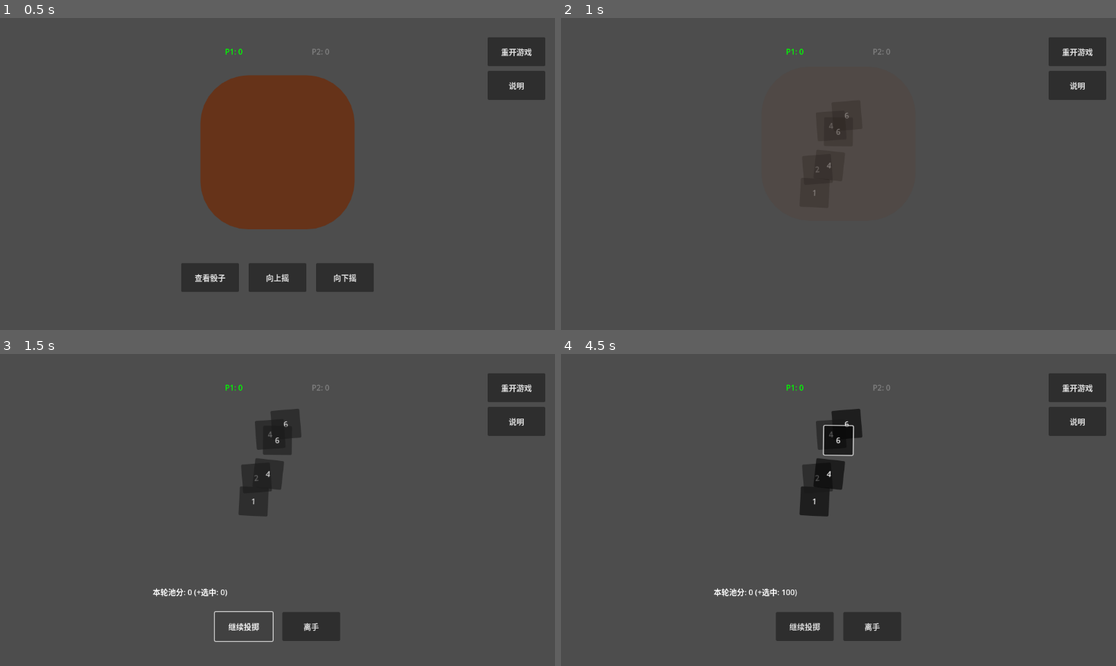
Above: before the commit, frames 1-4 (two rows, left to right).
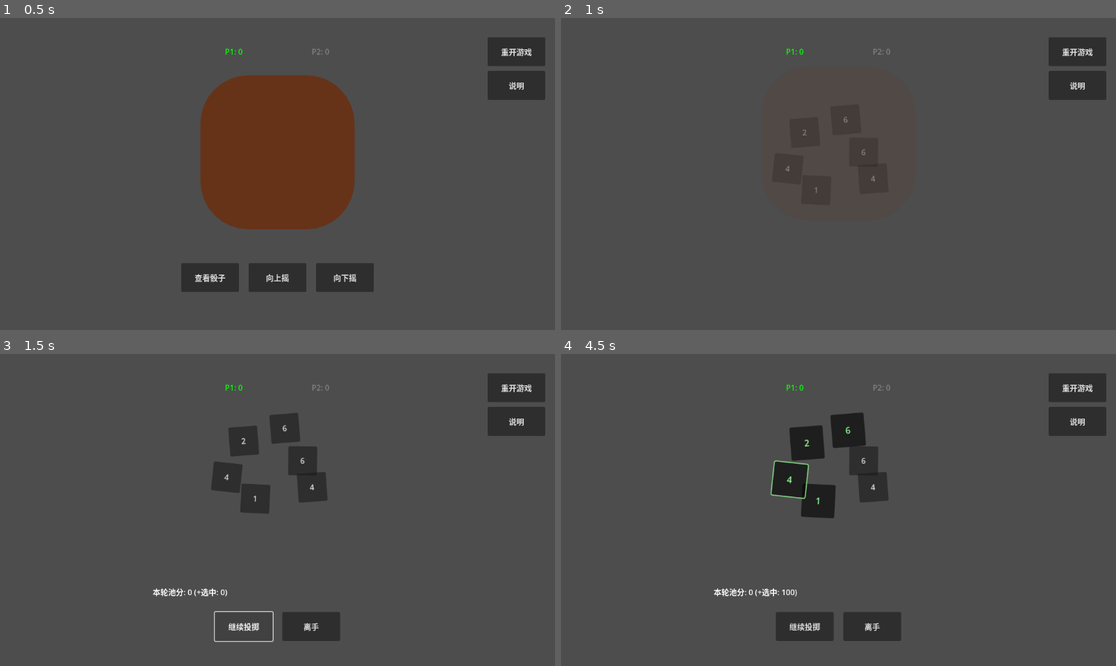
Above: after the commit, the same moments.

Repository: Se6ast1anFan/Farkle
Game: Godot game, scene res://GameTest.tscn
The game is run twice, just before and just after one commit, with the same random seed, the same clock (stepped at 60 frames per second) and the same inputs.
Inputs:
- Up to frame 1 (0.5 s): no input
- Up to frame 2 (1 s): click "查看骰子" at 0.5 s
- Up to frame 3 (1.5 s): click "继续投掷" at 1.25 s
- Up to frame 4 (4.5 s): click "1" at 2 s; click "6" at 2.75 s; click "2" at 3.5 s; click "4" at 4.25 s

Frame 1 is identical in both runs. In frame 2, less than 0.1% of the frame differs, in the area x 40-57%, y 30-58%; in frame 3, 2.9%; in frame 4, 3.3%, in the area x 37-59%, y 17-53%.

Commit message:
优化说明显示、按键手感、骰子重叠逻辑、按键映射逻辑，修复快速交替按G和B时会发生UI错乱的bug

Diff:
--- a/GameTest.gd
+++ b/GameTest.gd
@@ -41,39 +41,60 @@
 
 func _ready():
 	randomize()
+
+	# 初始化 UI 布局
 	setup_ui_layout()
 
-	# ... (绑定信号的代码保持不变，记得要有那个 if child == dice_cup: continue) ...
-	for child in container.get_children():
-		if child == dice_cup: continue
-		child.toggled.connect(_on_dice_clicked)
-
-	# --- 纯代码设置暂停逻辑模式 ---
-	# 1. 根节点设为 ALWAYS，确保它能一直处理 ESC 按键
-	self.process_mode = Node.PROCESS_MODE_ALWAYS
-
-	# 2. 暂停菜单和继续按钮设为 WHEN_PAUSED，只有暂停时它们才工作
-	# (其实 Panel 只要父级没停就行，但保险起见设一下)
-	pause_menu.process_mode = Node.PROCESS_MODE_WHEN_PAUSED
-
-	# 3. 其他游戏元素不需要手动设，默认是 INHERIT (继承)，
-	# 一旦我们调用 get_tree().paused = true，所有没特殊设置的节点都会停。
-
-	# 绑定点击事件
-	pause_btn.pressed.connect(toggle_pause)
-	resume_btn.pressed.connect(toggle_pause)
-
+# --- 1. 绑定骰子信号 (修改版：带视觉反馈) ---
+	for die in container.get_children():
+		if die == dice_cup: continue
+
+		# 断开旧的连接（防止你之前的代码残留）
+		if die.toggled.is_connected(_on_dice_clicked):
+			die.toggled.disconnect(_on_dice_clicked)
+
+		# 使用匿名函数，把当前点击的 die 传进去
+		die.toggled.connect(func(is_pressed):
+			_update_dice_visual(die, is_pressed) # 1. 改变颜色和大小
+			calculate_selection_score()          # 2. 计算分数
+		)
+
+	# --- 2. 绑定按钮逻辑信号 (原有逻辑) ---
 	roll_btn.pressed.connect(_on_roll_pressed)
 	bank_btn.pressed.connect(_on_bank_pressed)
 	stop_btn.pressed.connect(_on_stop_pressed)
+	restart_btn.pressed.connect(_on_restart_pressed)
+
+	# --- 新增：摇晃按钮逻辑 ---
 	shake_up_btn.pressed.connect(_on_shake_up)
 	shake_down_btn.pressed.connect(_on_shake_down)
-	restart_btn.pressed.connect(_on_restart_pressed)
-
-	# --- 核心修复：等待一帧 ---
-	# 让 UI 引擎先把界面排好版，确保 container.size 是正确的值
+
+	# --- 3. 暂停相关逻辑 ---
+	self.process_mode = Node.PROCESS_MODE_ALWAYS
+	pause_menu.process_mode = Node.PROCESS_MODE_WHEN_PAUSED
+	pause_btn.pressed.connect(toggle_pause)
+	resume_btn.pressed.connect(toggle_pause)
+
+	# ==========================================
+	# 🔥 核心修改：给所有按钮批量绑定“视觉动画”
+	# ==========================================
+	# 无论你是点鼠标，还是以后用触摸屏，只要触发 pressed 信号，就会播放动画
+	var all_action_btns = [
+		roll_btn, bank_btn, stop_btn, restart_btn,
+		shake_up_btn, shake_down_btn,
+		pause_btn, resume_btn
+	]
+
+	for btn in all_action_btns:
+		# --- 修改：从 pressed 改为 button_down ---
+		# button_down 代表“鼠标刚刚按下”的瞬间，不用等松开，反馈最及时
+		if not btn.button_down.is_connected(animate_button_press):
+			btn.button_down.connect(func(): animate_button_press(btn))
+
+	# 开始游戏
+	# -----------------
+	# 修复布局闪烁问题：等待一帧让 Godot 算好尺寸
 	await get_tree().process_frame
-
 	start_game()
 
 # --- 新增这个函数：纯代码控制布局 ---
@@ -254,13 +275,15 @@
 [color=#88ccff]• 顺子[/color]: 1~5=[b]500[/b]，2~6=[b]750[/b]，1~6=[b]1500[/b]。
 
 [color=#ffdd88][b]⚠️ 核心玩法[/b][/color]
-必须留出得分骰子才能[b]离手[/b]或[b]继续投掷[/b]。继续投掷若[b]无分[/b]则[color=#ff4444][b]爆掉清零本轮[/b][/color]。
+必须留出得分骰子才能[b]离手[/b]或[b]继续投掷[/b]。
+继续投掷若[b]无分[/b]则[color=#ff4444][b]爆掉清零本轮分池[/b][/color]。
 6个骰子全得分可[color=#ffff44][b]清台[/b][/color]，保留分数并全部重新投掷。
 
---------------------------------------------------
+-------------------------下滑查看更多-------------------------
+
 [b]【按键映射】[/b]
 [color=#44ff44]P1[/color]: 向上/下摇(W/S)  离手(D)
-[color=#44ff44]P2[/color]: 向上/下摇(I/K)  离手(J)
+[color=#44ff44]P2[/color]: 向上/下摇(I/K)  离手(L)
 [color=#aaaaaa]通用[/color]: 查看骰子(G)  继续投掷(空格)  说明(ESC)  重开游戏(B)[/center]"""
 	# === C. 按钮层 (占据底部 85% 处) ===
 	# 这里的策略是：锚点定在一个具体的水平线(0.85)上，然后定死宽高
@@ -333,38 +356,41 @@
 
 # 开始摇动动画
 func start_rolling_anim():
+	# --- 新增：强制终止上一局的揭盖动画 ---
+	if reveal_tween and reveal_tween.is_valid():
+		reveal_tween.kill()
+	# -----------------------------------
+
 	is_rolling = true
 	score_label.visible = false
 
-	# 隐藏常规按钮
+	# ... (隐藏UI的代码) ...
 	roll_btn.visible = false
 	bank_btn.visible = false
 
-	# --- 修改：显示手动操作组 ---
 	stop_btn.visible = true
 	shake_up_btn.visible = true
 	shake_down_btn.visible = true
-	# -------------------------
 
 	# 显示骰盅
 	dice_cup.visible = true
+
+	# --- 关键：因为杀掉了旧动画，这里强制重置为不透明 ---
 	dice_cup.modulate.a = 1.0
 
-	# 强制让杯子归位到正中心 (防止上回合偏移了没回来)
+	# ... (后续代码：归位杯子、散布骰子等) ...
 	var tray_center = container.size / 2
 	var cup_half = dice_cup.size / 2
 	dice_cup.position = tray_center - cup_half
 
-	# 隐藏骰子并“洗牌”
 	for die in container.get_children():
 		if die != dice_cup:
 			die.disabled = true
 
-	scatter_dice_visuals() # 先随机散布一次
-
-	# 注意：这里不再调用 start_shaking_tween() 了！
+	scatter_dice_visuals()
 
 var shake_tween: Tween
+var reveal_tween: Tween
 
 func start_shaking_tween():
 	if shake_tween: shake_tween.kill()
@@ -416,24 +442,28 @@
 func _on_stop_pressed():
 	if get_tree().paused: return
 	is_rolling = false
-
-	# --- 修改：隐藏所有手动操作按钮 ---
 	stop_btn.visible = false
 	shake_up_btn.visible = false
 	shake_down_btn.visible = false
-	# ------------------------------
-
-	# 确保杯子在正中心
+
+	# 归位杯子
 	var tray_center = container.size / 2
 	var cup_half = dice_cup.size / 2
 	dice_cup.position = tray_center - cup_half
 
-	# 揭盖动画 (保持不变)
-	var reveal_tween = create_tween()
+	# --- 修改：使用全局变量存储 Tween ---
+	if reveal_tween and reveal_tween.is_valid(): reveal_tween.kill() # 防御性编程
+	reveal_tween = create_tween()
+	# --------------------------------
+
 	reveal_tween.tween_property(dice_cup, "position", dice_cup.position + Vector2(0, -100), 0.5).set_trans(Tween.TRANS_BACK).set_ease(Tween.EASE_IN)
 	reveal_tween.parallel().tween_property(dice_cup, "modulate:a", 0.0, 0.5)
 
 	await reveal_tween.finished
+
+	# 卫语句 (你上一轮加的，保留它)
+	if is_rolling: return
+
 	dice_cup.visible = false
 
 	# 恢复常规按钮
@@ -551,7 +581,7 @@
 			KEY_SPACE:
 				animate_button_press(roll_btn)
 				if not is_rolling and roll_btn.visible and not roll_btn.disabled: _on_roll_pressed()
-			KEY_J:
+			KEY_L:
 				animate_button_press(bank_btn)
 				if not is_rolling and bank_btn.visible and not bank_btn.disabled: _on_bank_pressed()
 # --- 核心逻辑 ---
@@ -636,38 +666,78 @@
 	score_label.text = "本轮池分: %d (+选中: %d)" % [turn_accumulated_score, current_selection_score]
 
 func scatter_dice_visuals():
+	var placed_positions: Array[Vector2] = []
+
 	for die in container.get_children():
-		if die == dice_cup: continue # 跳过骰盅节点
-
-		# 1. 随机角度 (0 到 2π)
-		var angle = randf() * TAU
-
-		# 2. 随机距离 (开方是为了保证分布均匀，不会聚集在圆心)
-		# 半径减去骰子大小的一半，防止超出边界
-		var max_r = TRAY_RADIUS - (DICE_SIZE / 2)
-		var dist = sqrt(randf()) * max_r
-
-		# 3. 计算坐标 (极坐标转笛卡尔坐标)
-		# 注意：container 的中心是 size/2
+		if die == dice_cup: continue
+
+		# --- 修复核心：初始化一个保底位置 ---
+		# 默认放在中心，防止 20 次尝试全失败后 final_pos 是 (0,0)
 		var center = container.size / 2
-		var offset = Vector2(cos(angle), sin(angle)) * dist
-
-		# 4. 设置位置 (需减去骰子自身中心偏移)
-		die.position = center + offset - (Vector2(DICE_SIZE, DICE_SIZE) / 2)
-		die.rotation_degrees = randf_range(0, 360) # 随机旋转
+		var final_pos = center - (Vector2(DICE_SIZE, DICE_SIZE) / 2)
+		# --------------------------------
+
+		var is_position_valid = false
+
+		# 尝试 20 次找空位
+		for attempt in range(20):
+			var angle = randf() * TAU
+			var max_r = TRAY_RADIUS - (DICE_SIZE / 2) - 10
+			var dist = sqrt(randf()) * max_r
+			var offset = Vector2(cos(angle), sin(angle)) * dist
+			var candidate_pos = center + offset - (Vector2(DICE_SIZE, DICE_SIZE) / 2)
+
+			var too_close = false
+			for existing_pos in placed_positions:
+				if candidate_pos.distance_to(existing_pos) < DICE_SIZE * 0.65:
+					too_close = true
+					break
+
+			if not too_close:
+				final_pos = candidate_pos
+				is_position_valid = true
+				break
+
+		# (可选) 如果20次都没找到，可以在这里打印一条警告
+		# if not is_position_valid: print("警告：骰子重叠拥挤，使用了保底位置")
+
+		placed_positions.append(final_pos)
+		die.position = final_pos
+		die.rotation_degrees = randf_range(0, 360)
 
 # 播放按钮按下的动画
 func animate_button_press(btn: Button):
-	# 安全检查：如果按钮不存在、隐藏或禁用，就不播放动画
 	if not btn or not btn.visible or btn.disabled: return
 
-	# 创建 Tween
 	var tween = create_tween()
 
-	# 阶段 1 (按下): 0.05秒内，变暗 + 缩小到 90%
-	tween.tween_property(btn, "modulate", Color(0.7, 0.7, 0.7), 0.05)
+	# 阶段 1 (按下): 0.05秒内
+	# 变色：Color(R, G, B, A) -> 红色 + 0.8透明度
+	tween.tween_property(btn, "modulate", Color(1.0, 0.3, 0.3, 0.8), 0.05)
+	# 缩放：缩小到 90%
 	tween.parallel().tween_property(btn, "scale", Vector2(0.9, 0.9), 0.05)
 
-	# 阶段 2 (弹回): 0.05秒内，恢复原色 + 恢复原大小
-	tween.tween_property(btn, "modulate", Color(1, 1, 1), 0.05)
+	# 阶段 2 (弹回): 0.05秒内，恢复原状
+	tween.tween_property(btn, "modulate", Color(1, 1, 1, 1), 0.05)
 	tween.parallel().tween_property(btn, "scale", Vector2(1.0, 1.0), 0.05)
+
+# 处理骰子选中/取消的视觉状态
+func _update_dice_visual(die: Control, is_selected: bool):
+	var tween = create_tween()
+
+	if is_selected:
+		# --- 选中状态 ---
+		# 颜色：变成清新的浅绿色 (R=0.6, G=1.0, B=0.6)
+		# 这样能明显区分于没选中的白色，也没选中的灰色好看
+		tween.tween_property(die, "modulate", Color(0.6, 1.0, 0.6), 0.1)
+
+		# 大小：稍微放大到 1.1 倍，凸显出来
+		tween.parallel().tween_property(die, "scale", Vector2(1.15, 1.15), 0.1)
+
+	else:
+		# --- 取消选中 ---
+		# 颜色：恢复纯白
+		tween.tween_property(die, "modulate", Color(1, 1, 1), 0.1)
+
+		# 大小：恢复原状 1.0
+		tween.parallel().tween_property(die, "scale", Vector2(1.0, 1.0), 0.1)
